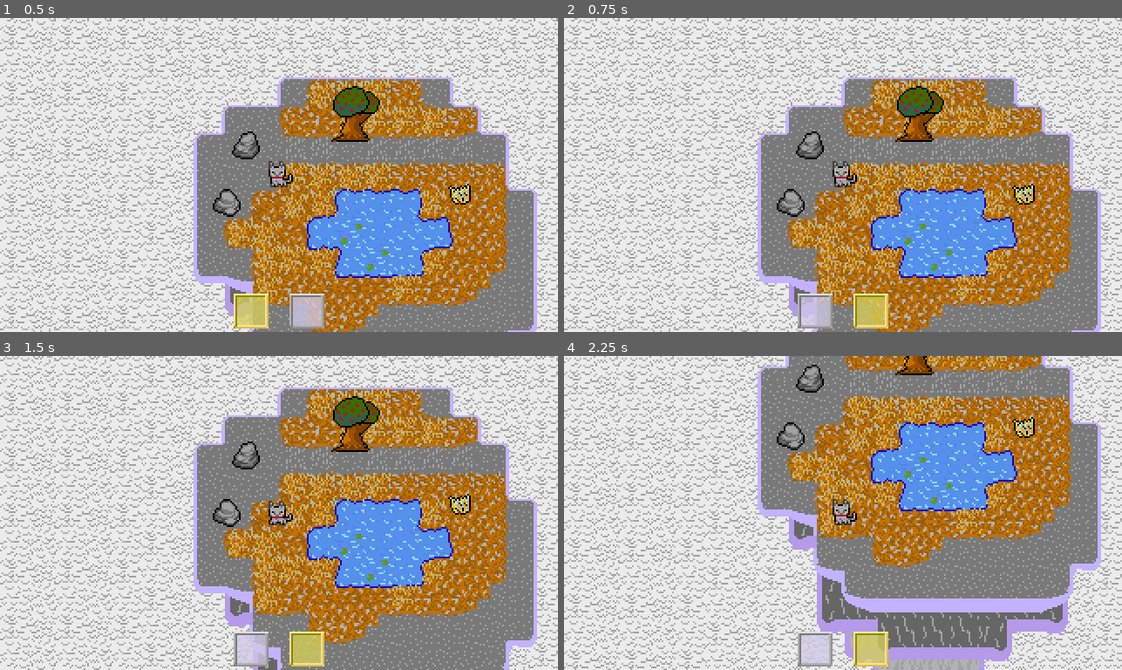
Above: before the commit, frames 1-4 (two rows, left to right).
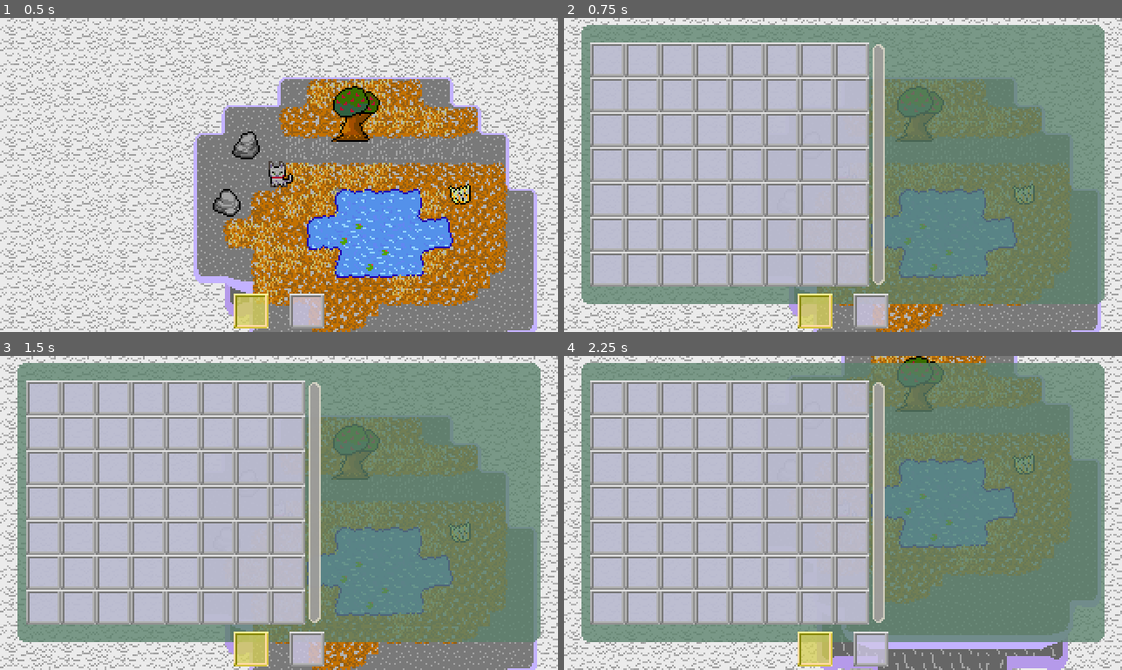
Above: after the commit, the same moments.

Repository: Tsunami014/SkyIslands
Game: Godot game, scene res://Main.tscn
Two runs of this game, one before a commit and one after it. Both use one fixed random seed, a clock stepped at 60 frames per second and the inputs below.
Inputs:
- Up to frame 1 (0.5 s): no input
- Up to frame 2 (0.75 s): tap Enter (select, bound only after the commit) at 0.5 s; hold 2 (hotbar_right) from 0.53 s (still down); hold Space (collect) from 0.53 s (still down)
- Up to frame 3 (1.5 s): tap Enter (select, bound only after the commit) at 0.8, 1.35 s; release 2 (hotbar_right) at 1.28 s; release Space (collect) at 1.28 s; hold Down (move_down) from 1.28 s (still down)
- Up to frame 4 (2.25 s): tap Space (collect) at 1.55 s; release Down (move_down) at 2.03 s; hold 2 (hotbar_right) from 2.03 s (still down); hold Space (collect) from 2.03 s (still down)

Frame 1 is identical in both runs. In frame 2, 76% of the frame differs, in the area x 3-97%, y 2-99%; in frame 3, 83%; in frame 4, 84%, in the area x 0-100%, y 0-100%.

Commit message:
Changed around the keys a bit
Now there's a key for both picking up and opening the inventory and one
for selecting

Diff:
--- a/game/Main.tscn
+++ b/game/Main.tscn
@@ -203,6 +203,11 @@
 animation = &"Idle"
 
 [node name="CollisionShape2D" type="CollisionShape2D" parent="Player"]
+shape = SubResource("RectangleShape2D_20pc6")
+
+[node name="Area2D" type="Area2D" parent="Player"]
+
+[node name="CollisionShape2D" type="CollisionShape2D" parent="Player/Area2D"]
 shape = SubResource("RectangleShape2D_20pc6")
 
 [node name="Camera2D" type="Camera2D" parent="Player"]
@@ -306,7 +311,7 @@
 autowrap_mode = 3
 clip_text = true
 
-[node name="Container" type="Control" parent="Player/Camera2D"]
+[node name="HotbarContainer" type="Control" parent="Player/Camera2D"]
 layout_mode = 3
 anchors_preset = 8
 anchor_left = 0.5
@@ -318,21 +323,21 @@
 grow_horizontal = 2
 grow_vertical = 2
 
-[node name="Hotbar" type="TextureRect" parent="Player/Camera2D/Container"]
+[node name="Hotbar" type="TextureRect" parent="Player/Camera2D/HotbarContainer"]
 layout_mode = 0
 offset_left = -26.0
 offset_top = -20.0
 offset_right = -6.0
-texture = SubResource("AtlasTexture_wkp8b")
+texture = SubResource("AtlasTexture_c2ibq")
 script = ExtResource("9_wkp8b")
 metadata/_custom_type_script = "uid://bpfh1gnb20nrk"
 
-[node name="Hotbar2" type="TextureRect" parent="Player/Camera2D/Container"]
+[node name="Hotbar2" type="TextureRect" parent="Player/Camera2D/HotbarContainer"]
 layout_mode = 0
 offset_left = 6.0
 offset_top = -20.0
 offset_right = 26.0
-texture = SubResource("AtlasTexture_20pc6")
+texture = SubResource("AtlasTexture_j4qnp")
 script = ExtResource("9_wkp8b")
 metadata/_custom_type_script = "uid://bpfh1gnb20nrk"
 
--- a/game/collect.gd
+++ b/game/collect.gd
@@ -1,4 +1,5 @@
 extends Area2D
+class_name Collectable
 @export var item: String
 @export var hide: bool = false
 var done: bool = false
@@ -17,15 +18,14 @@
 	pass
 
 func _process(_delta: float) -> void:
-	if (not %Player.inventory) and (not done) and Input.is_action_just_pressed("collect"):
-		var bodies = get_overlapping_bodies()
-		for body in bodies:
+	if (not done) and (not %Player.inventory) and Input.is_action_just_pressed("collect"):
+		for body in get_overlapping_bodies():
 			if body is Player:
 				done = true
-				Items.addToInv(item)
-				Items.inventoryUpdate.emit()
 				if hide:
 					$Img.hide()
 				else:
 					_setColour(Color(0.0, 0.0, 0.0, 1.0))
 					$Img.region_rect.position.x += $Img.region_rect.size.x
+				Items.addToInv(item)
+				%Inventory.Update()
--- a/game/hotbar.gd
+++ b/game/hotbar.gd
@@ -11,7 +11,7 @@
 	if !Engine.is_editor_hint():
 		index = len(Items.hotbars)
 		Items.hotbars.append("")
-		Items.hotbarUpdate.connect(updateImg)
+		%Player.hotbarUpdate.connect(updateImg)
 
 	texture = AtlasTexture.new()
 	texture.atlas = GUI
--- a/game/inventory.gd
+++ b/game/inventory.gd
@@ -9,21 +9,16 @@
 
 func _ready() -> void:
 	hide()
-	%Player.InventoryTick.connect(_tick)
-	Items.inventoryUpdate.connect(_update)
 	max_wid = int($Squares.size.x/20)
+	UpdateVis()
 
 
-func _tick() -> void:
+func Tick() -> void:
 	tickInput()
 
 func tickInput() -> void:
 	if len(inv) == 0:
-		$Squares/Selector.hide()
-		$Preview.hide()
 		return
-	$Squares/Selector.show()
-	$Preview.show()
 	var lr = sign(Input.get_axis("move_left", "move_right"))
 	if lr != 0:
 		if lr_hold_time >= maxHold:
@@ -56,10 +51,10 @@
 	))
 
 
-	if Input.is_action_just_pressed("collect"):
+	if Input.is_action_just_pressed("select"):
 		inv[cursPos].select = not inv[cursPos].select
 		first_sel = inv[cursPos].select
-	elif Input.is_action_pressed("collect"):
+	elif Input.is_action_pressed("select"):
 		inv[cursPos].select = first_sel
 	$Preview/Img.texture.region = inv[cursPos].texture.region
 	$Preview/Name.text = inv[cursPos].nam.capitalize()
@@ -74,7 +69,6 @@
 	if Input.is_action_just_pressed("hotbar_right"):
 		Items.hotbarSel = len(Items.hotbars)-1
 		Items.hotbars[Items.hotbarSel] = inv[cursPos].nam
-		Items.hotbarUpdate.emit()
 		change = true
 
 	for i in range(len(Items.hotbars)):
@@ -83,10 +77,10 @@
 			change = true
 
 	if change:
-		Items.hotbarUpdate.emit()
+		%Player.hotbarUpdate.emit()
 
 
-func _update() -> void:
+func Update() -> void:
 	var myinvln = len(inv)
 	var itsinvln = len(Items.inventory)
 	for i in range(max(myinvln, itsinvln)):
@@ -102,3 +96,13 @@
 		else:
 			inv[i].nam = Items.inventory[i]
 	inv = inv.slice(0, itsinvln)
+
+	UpdateVis()
+
+func UpdateVis():
+	if len(inv) == 0:
+		$Squares/Selector.hide()
+		$Preview.hide()
+	else:
+		$Squares/Selector.show()
+		$Preview.show()
--- a/game/items.gd
+++ b/game/items.gd
@@ -1,7 +1,4 @@
 extends Node
-
-signal inventoryUpdate()
-signal hotbarUpdate()
 
 var inventory: Array = []
 var hotbars: Array = []
@@ -23,7 +20,6 @@
 		print("JSON Parse Error: ", json.get_error_message(), " at line ", json.get_error_line())
 
 func _ready() -> void:
-	inventoryUpdate.connect(hotbarUpdate.emit)
 	_parseJsonData()
 
 
--- a/game/player.gd
+++ b/game/player.gd
@@ -1,29 +1,32 @@
 extends CharacterBody2D
 class_name Player
 
-signal InventoryTick()
+signal hotbarUpdate()
 
 @export var speed = 80 # pixels/sec
 var inventory = false
-
-func _ready() -> void:
-	pass
 
 func _physics_process(_delta):
 	if Input.is_action_just_pressed("hotbar_toggle"):
 		Items.hotbarSel = (Items.hotbarSel + 1) % len(Items.hotbars)
 		Items.hotbarUpdate.emit()
 
-	if Input.is_action_just_pressed("inventory"):
-		inventory = not inventory
-		if inventory:
-			%Inventory.show()
-		else:
-			%Inventory.hide()
-		InventoryTick.emit()
-		return
+	if Input.is_action_just_pressed("collect"):
+		var found = false
+		for area in $Area2D.get_overlapping_areas():
+			if area is Collectable and not area.done:
+				found = true
+				break
+		if not found:
+			inventory = not inventory
+			if inventory:
+				%Inventory.show()
+				$AnimatedSprite2D.animation = "Idle"
+				return
+			else:
+				%Inventory.hide()
 	if inventory:
-		InventoryTick.emit()
+		%Inventory.Tick()
 		return
 
 	if Input.is_action_just_pressed("hotbar_left"):
--- a/game/project.godot
+++ b/game/project.godot
@@ -68,15 +68,8 @@
 collect={
 "deadzone": 0.2,
 "events": [Object(InputEventKey,"resource_local_to_scene":false,"resource_name":"","device":-1,"window_id":0,"alt_press …(191 unchanged characters)…
-, Object(InputEventJoypadButton,"resource_local_to_scene":false,"resource_name":"","device":-1,"button_index":1,"pressure":0.0,"pressed":false,"script":null)
-, Object(InputEventJoypadButton,"resource_local_to_scene":false,"resource_name":"","device":-1,"button_index":0,"pressure":0.0,"pressed":false,"script":null)
-]
-}
-inventory={
-"deadzone": 0.2,
-"events": [Object(InputEventKey,"resource_local_to_scene":false,"resource_name":"","device":-1,"window_id":0,"alt_pressed":false,"shift_pressed":false,"ctrl_pressed":false,"meta_pressed":false,"pressed":false,"keycode":0,"physical_keycode":69,"key_label":0,"unicode":101,"location":0,"echo":false,"script":null)
+, Object(InputEventJoypadButton,"resource_local_to_scene":false,"resource_name":"","device":-1,"button_index":2,"pressure":0.0,"pressed":false,"script":null)
 , Object(InputEventJoypadButton,"resource_local_to_scene":false,"resource_name":"","device":-1,"button_index":3,"pressure":0.0,"pressed":false,"script":null)
-, Object(InputEventJoypadButton,"resource_local_to_scene":false,"resource_name":"","device":-1,"button_index":2,"pressure":0.0,"pressed":false,"script":null)
 ]
 }
 hotbar_left={
@@ -98,6 +91,13 @@
 "events": [Object(InputEventKey,"resource_local_to_scene":false,"resource_name":"","device":-1,"window_id":0,"alt_press …(195 unchanged characters)…
 ]
 }
+select={
+"deadzone": 0.2,
+"events": [Object(InputEventKey,"resource_local_to_scene":false,"resource_name":"","device":-1,"window_id":0,"alt_pressed":false,"shift_pressed":false,"ctrl_pressed":false,"meta_pressed":false,"pressed":false,"keycode":0,"physical_keycode":4194309,"key_label":0,"unicode":0,"location":0,"echo":false,"script":null)
+, Object(InputEventJoypadButton,"resource_local_to_scene":false,"resource_name":"","device":-1,"button_index":0,"pressure":0.0,"pressed":false,"script":null)
+, Object(InputEventJoypadButton,"resource_local_to_scene":false,"resource_name":"","device":-1,"button_index":1,"pressure":0.0,"pressed":false,"script":null)
+]
+}
 
 [rendering]
 
Not shown: 1 places in game/Main.tscn that only renumber resources
